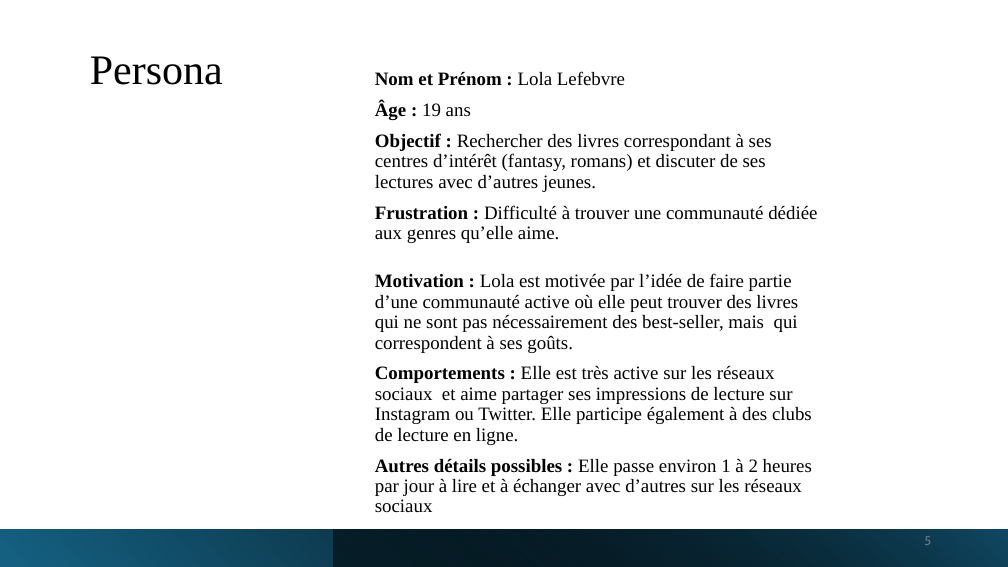
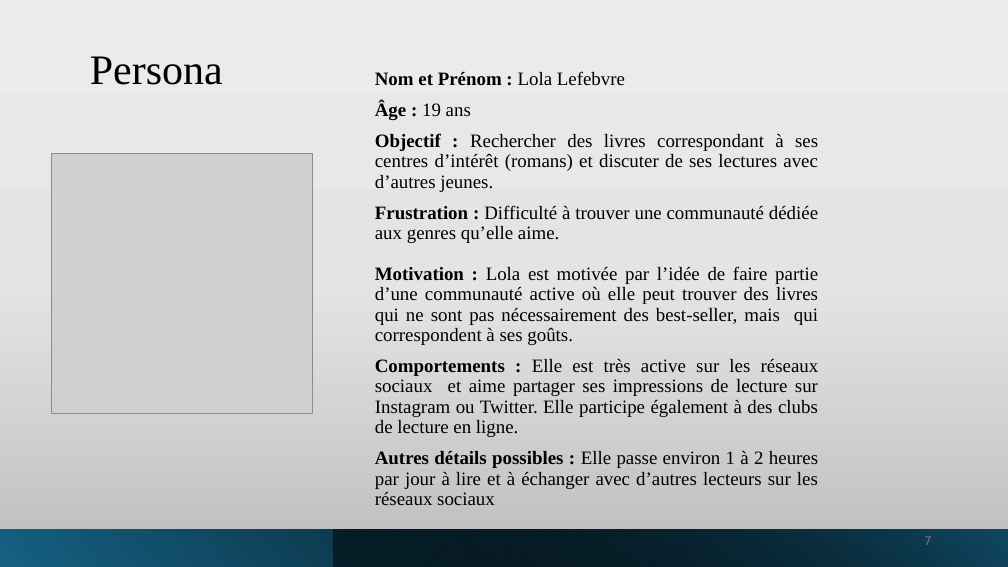
Before and after one commit to manelbenhamouda/projets-CDA, a slide deck: slide 7 of Diaporama_Haldan.pptx (slide 5 before the commit). Drawn at 1008x567 pixels with LibreOffice and Linux fonts; fonts in the diff are those of the drawing; grey boxes stand for pictures. Boxes give left, top, right and bottom in pixels: in the first picture for what was removed or moved away, otherwise in the second. Text is boxed around its words. In the diff, an @@ line names an element or a change of style, - is before the commit and + after.

Commit message:
mise à jour des diapos

```diff
--- a/Diaporama_Haldan.pptx
+++ b/Diaporama_Haldan.pptx
@@ background #FFFFFF to gradient #ECECEC to #E5E5E5 to #BEBEBE @@
@@ text at bbox=[375, 71, 818, 243]: alignment left to justified @@
@@ text at bbox=[375, 133, 818, 192]: text changed @@
-Objectif : Rechercher des livres correspondant à ses centres d’intérêt (fantasy, romans) et discuter de ses lectures avec d’autres jeunes.
+Objectif : Rechercher des livres correspondant à ses centres d’intérêt (romans) et discuter de ses lectures avec d’autres jeunes.
@@ picture added at bbox=[51, 154, 312, 414] @@
@@ text "Motivation : Lola est motivée ...": place and size @@
-text "Motivation : Lola est motivée ..." at bbox=[375, 273, 812, 513]
+text "Motivation : Lola est motivée ..." at bbox=[375, 266, 819, 505]
@@ text at bbox=[375, 266, 819, 437]: alignment left to justified @@
@@ text at bbox=[375, 451, 818, 505]: text changed @@
-Autres détails possibles : Elle passe environ 1 à 2 heures par jour à lire et à échanger avec d’autres sur les réseaux sociaux
+Autres détails possibles : Elle passe environ 1 à 2 heures par jour à lire et à échanger avec d’autres lecteurs sur les réseaux sociaux
@@ page number at bbox=[925, 536, 931, 545]: text changed @@
-5
+7
```
Also in this commit, not shown: 7 other slides changed, 13 slides added.
